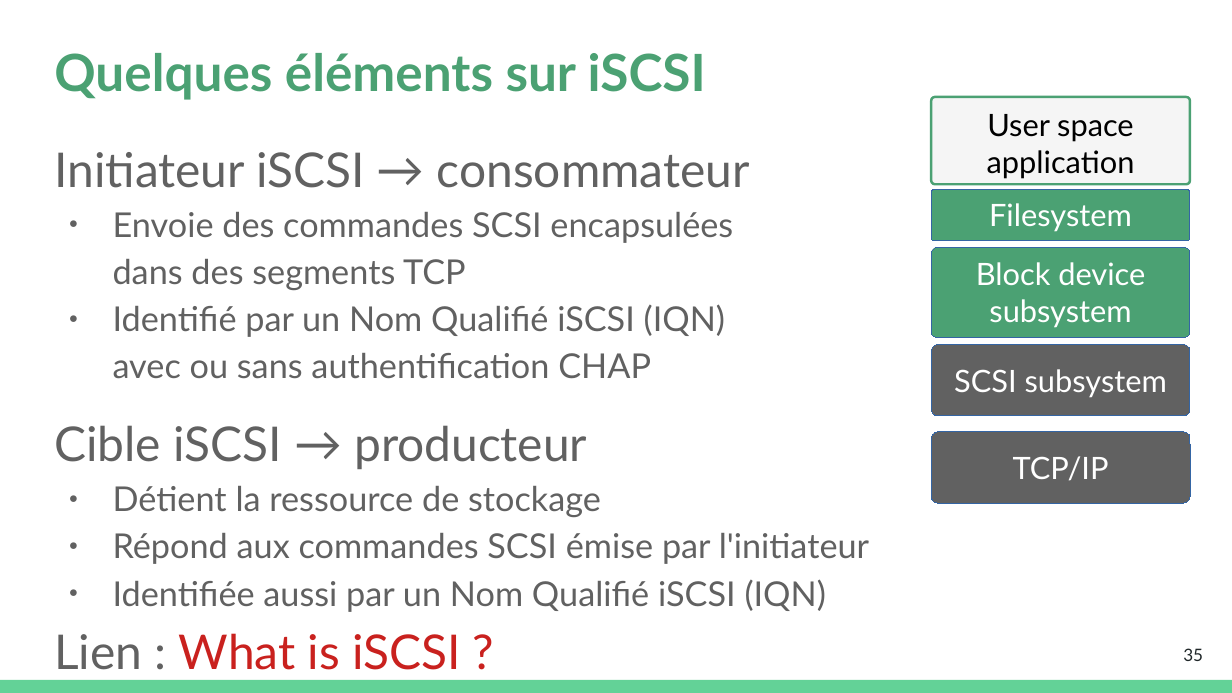
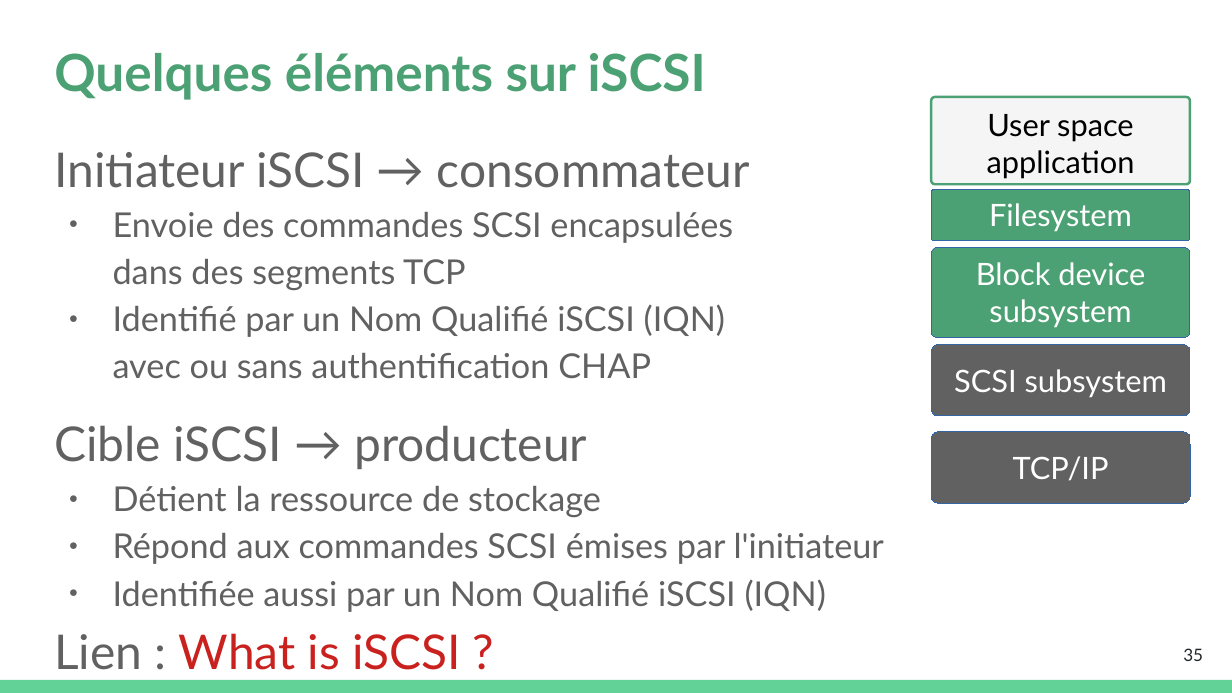
Before and after one commit to platu/inetdoc, a slide deck: slide 35 of presentations/asr-c1/c1-m1-asr.odp. Drawn at 1232x693 pixels with LibreOffice and Linux fonts; fonts in the diff are those of the drawing. Boxes give left, top, right and bottom in pixels: in the first picture for what was removed or moved away, otherwise in the second. Text is boxed around its words. In the diff, an @@ line names an element or a change of style, - is before the commit and + after.

Commit message:
Révision des 3 supports de cours Admin Sys Réseaux
. Corrections typos
. Actualisation séance 3 avec ajout OIDC
. Version intermédiaire support TP iSCSI jusqu'à la section RAID 1

```diff
--- a/presentations/asr-c1/c1-m1-asr.odp
+++ b/presentations/asr-c1/c1-m1-asr.odp
@@ text at (x1=113, y1=533, x2=884, y2=564): text changed @@
-● Répond aux commandes SCSI émise par l'initiateur
+● Répond aux commandes SCSI émises par l'initiateur
```
Also in this commit, not shown: 1 other slide changed, 3 other files.
